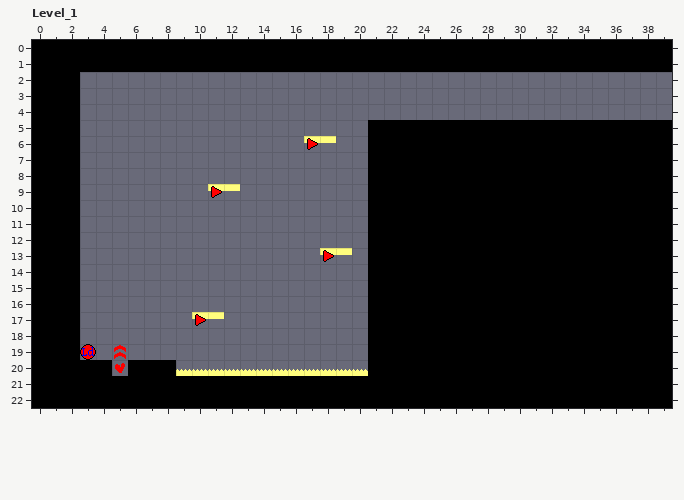
LDtk project -- Assets/Game/World/Levels.ldtk. Above is the file before it was changed.
Cells are 16x16 px. Shown: Level_1 x 0..39, y 0..22. The commit also changed other parts of the map, which this record leaves out.
And afterwards:
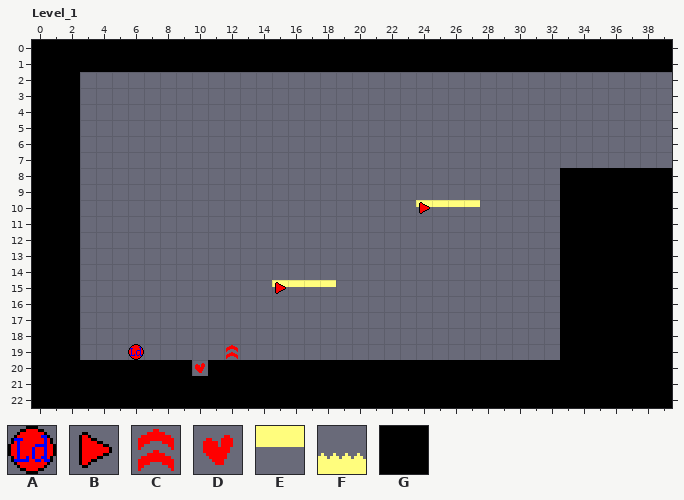
Key: from "Controls": A 0, B 5; from "Entities": C 1, D 6, E 7, F 14; from "Ground": G 0.
_ is an empty cell.
The exact change:
Layer "Ground":
Tile G is added in row 20 at x 5, 9 and 11 to 20.
Tile G is removed in rows 5 to 7 at x 21 to 39; in rows 8 to 19 at x 21 to 32.
Layer "Entities":
Tile C is added in row 19 at x 12.
Tile D replaces tile F in row 20 at x 10.
Tile E is added in row 10 at x 24 to 27; in row 15 at x 15 to 18.
Tile C is removed in row 19 at x 5.
Tile D is removed in row 20 at x 5.
Tile E is removed in row 6 at x 17 to 18; in row 9 at x 11 to 12; in row 13 at x 18 to 19; in row 17 at x 10 to 11.
Tile F is removed in row 20 at x 9 and 11 to 20.
Layer "Controls":
Tile A is added in row 19 at x 6.
Tile B is added in row 10 at x 24; in row 15 at x 15.
Tile A is removed in row 19 at x 3.
Tile B is removed in row 6 at x 17; in row 9 at x 11; in row 13 at x 18; in row 17 at x 10.
